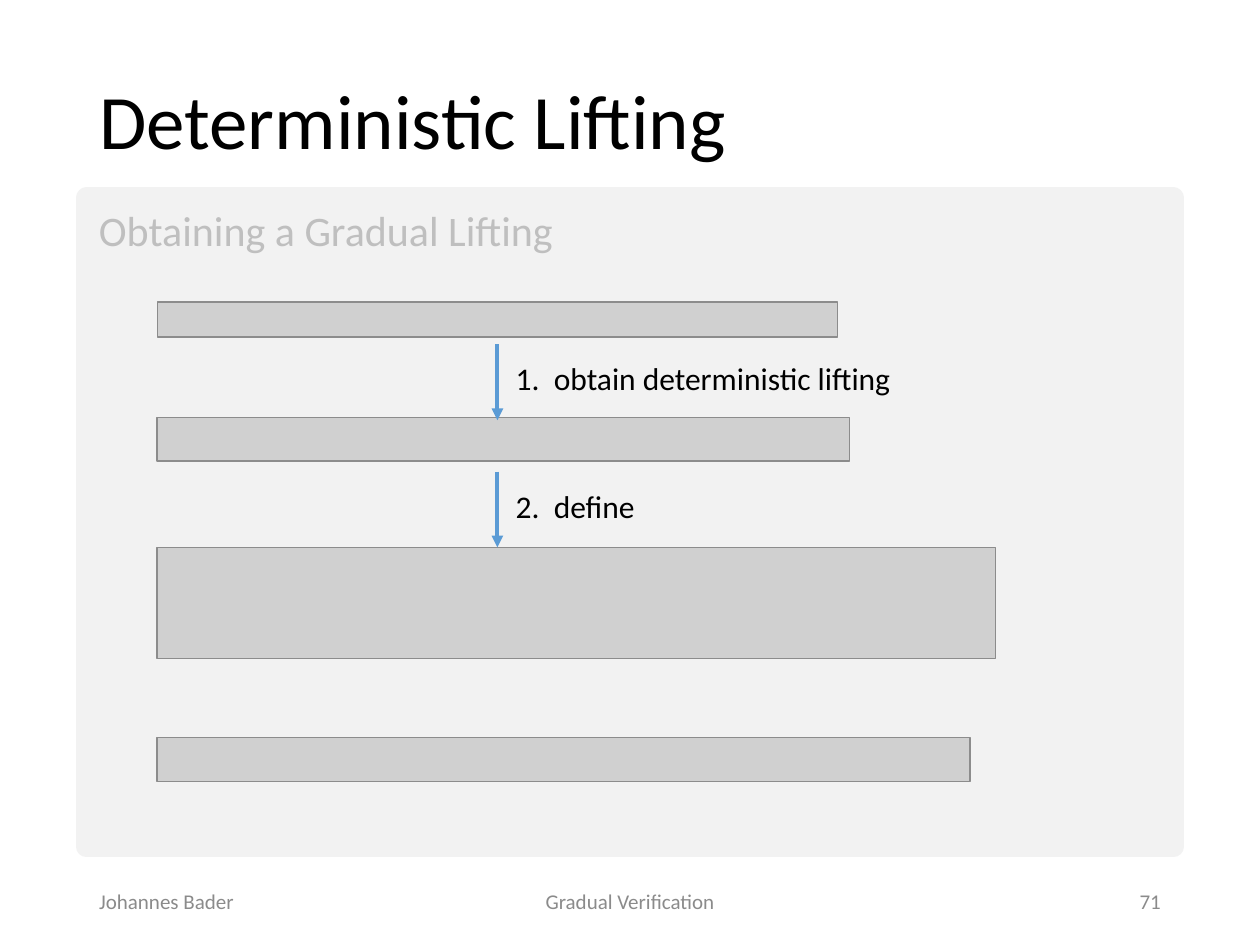
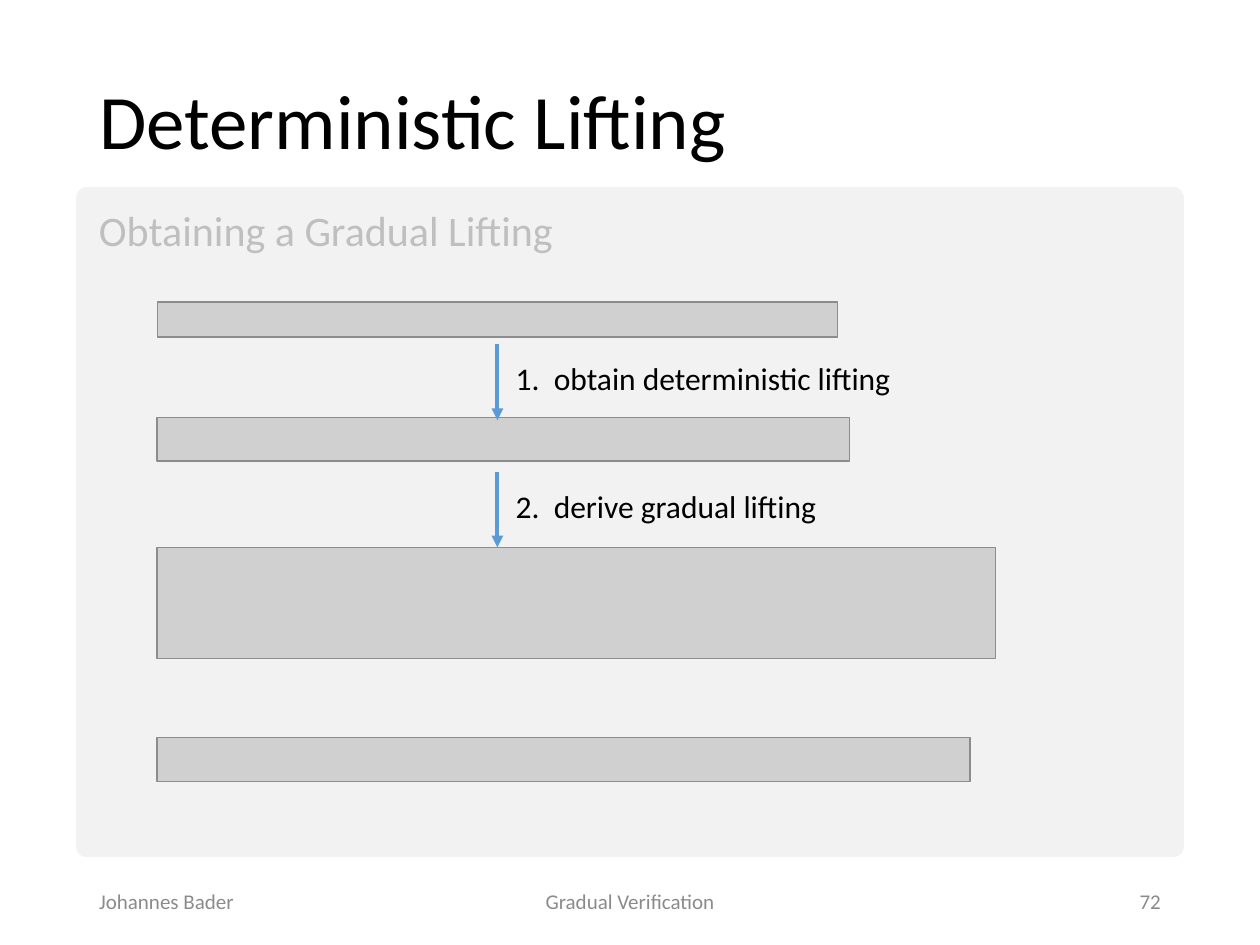
Before and after one commit to olydis/GradVerThesis, a slide deck: slide 72 of presentation/PLunch.pptx (slide 71 before the commit). Drawn at 1260x945 pixels with LibreOffice and Linux fonts; fonts in the diff are those of the drawing; grey boxes stand for pictures. Boxes give left, top, right and bottom in pixels: in the first picture for what was removed or moved away, otherwise in the second. Text is boxed around its words. In the diff, an @@ line names an element or a change of style, - is before the commit and + after.

```diff
--- a/presentation/PLunch.pptx
+++ b/presentation/PLunch.pptx
@@ text at [516,496,816,524]: text changed @@
-2. define
+2. derive gradual lifting
@@ page number at [1140,895,1161,909]: text changed @@
-71
+72
```
Also in this commit, not shown: 8 other slides changed, 2 slides added.
